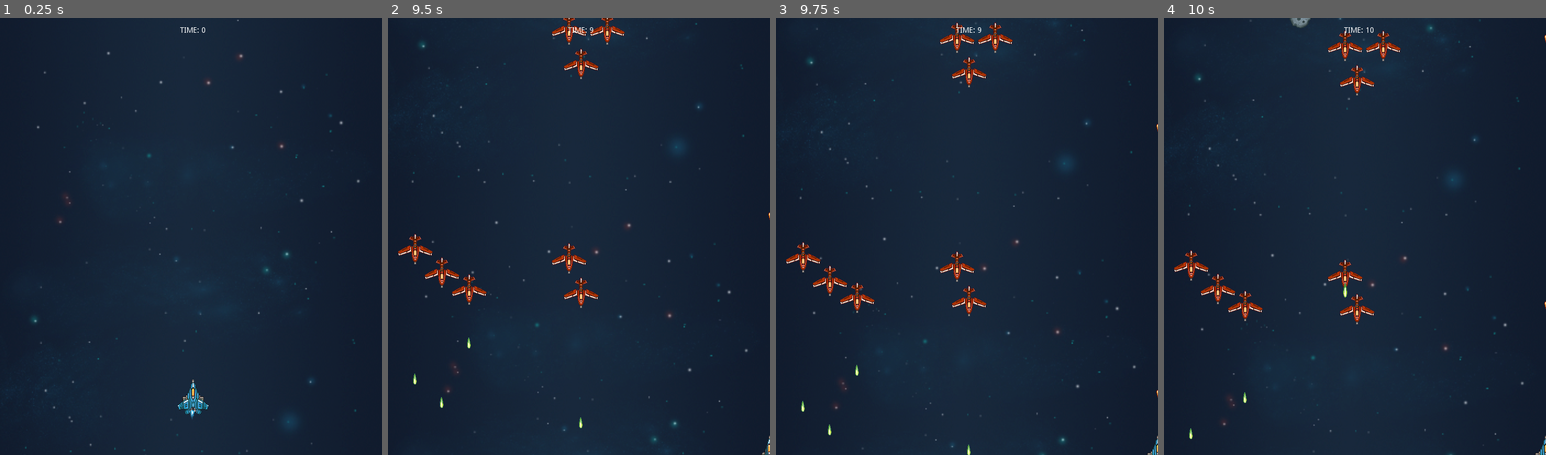
Above: before the commit, frames 1-4 (left to right).
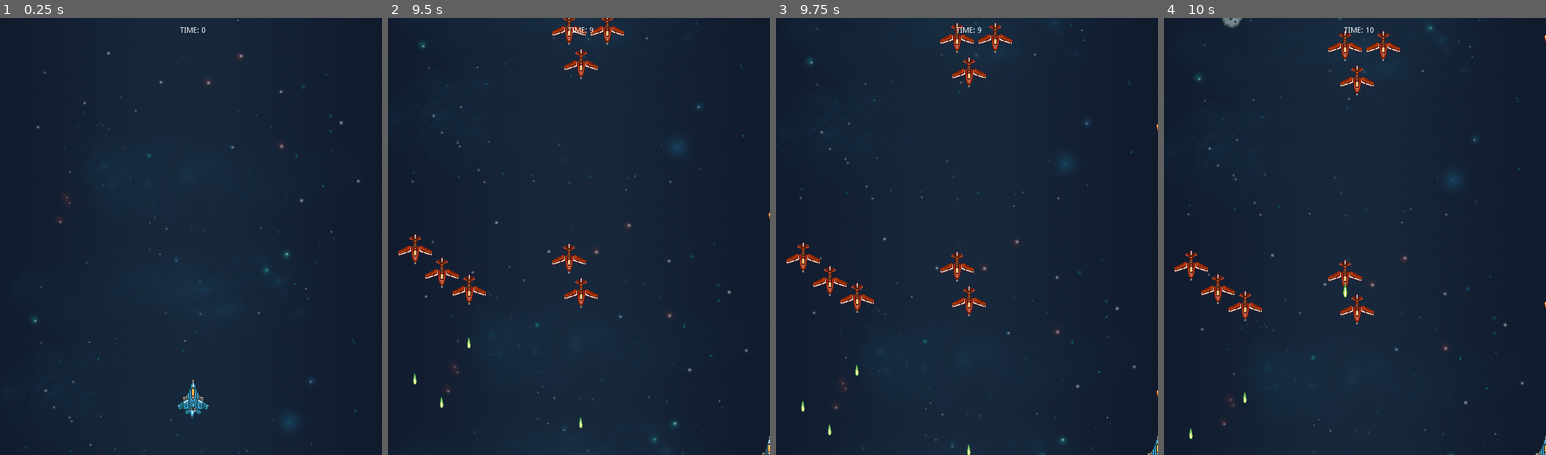
Above: after the commit, the same moments.

Repository: jdibble21/FP-Space-Odyssey
Game: Godot game, scene res://src/Level_One/LevelOne.tscn
The game is run twice, just before and just after one commit, with the same random seed, the same clock (stepped at 60 frames per second) and the same inputs.
Inputs (mouse positions are in pixels of both pictures, inside the frame that each line leads up to):
- Up to frame 1 (0.25 s): no input
- Up to frame 2 (9.5 s): move the mouse to (663, 214) at 0.52 s; hold D (move_right) 0.53-1.28 s; click (663, 214) at 0.6 s; move the mouse to (502, 258) at 1.27 s; hold S (move_down) 1.28-2.03 s; click (502, 258) at 1.35 s; move the mouse to (617, 140) at 2.02 s; hold D (move_right) 2.03-2.78 s; click (617, 140) at 2.1 s; move the mouse to (559, 323) at 2.77 s; hold W (move_up) 2.78-3.53 s; click (559, 323) at 2.85 s; move the mouse to (693, 302) at 3.52 s; hold A (move_left) 3.53-5.03 s; click (693, 302) at 3.6 s; move the mouse to (464, 170) at 4.27 s; click (464, 170) at 4.35 s; move the mouse to (598, 236) at 5.02 s; hold S (move_down) 5.03-5.78 s; click (598, 236) at 5.1 s; move the mouse to (521, 127) at 5.77 s; hold D (move_right) 5.78-6.53 s; click (521, 127) at 5.85 s; move the mouse to (663, 214) at 6.52 s; hold W (move_up) 6.53-7.28 s; click (663, 214) at 6.6 s; move the mouse to (502, 258) at 7.27 s; hold D (move_right) 7.28-8.03 s; click (502, 258) at 7.35 s; move the mouse to (617, 140) at 8.02 s; hold S (move_down) 8.03-8.78 s; click (617, 140) at 8.1 s; move the mouse to (559, 323) at 8.77 s; hold A (move_left) from 8.78 s (still down); click (559, 323) at 8.85 s
- Up to frame 3 (9.75 s): move the mouse to (1081, 302) at 9.52 s; release A (move_left) at 9.53 s; hold W (move_up) from 9.53 s (still down); click (1081, 302) at 9.6 s
- Up to frame 4 (10 s): keep holding W (move_up)

Frames 1-3 are identical in both runs. In frame 4, 0.2% of the frame differs, in the area x 15-39%, y 0-3%.
Error before the commit: Invalid operands 'Nil' and 'int' in operator '>='. (res://src/Level_One/LevelOne.gd:20)

Commit message:
Integrating HUD and timer pause

Diff:
--- a/project/project.godot
+++ b/project/project.godot
@@ -51,6 +51,11 @@
 "events": [ Object(InputEventMouseButton,"resource_local_to_scene":false,"resource_name":"","device":0,"alt":false,"shi …(212 unchanged characters)…
  ]
 }
+restart={
+"deadzone": 0.5,
+"events": [ Object(InputEventKey,"resource_local_to_scene":false,"resource_name":"","device":0,"alt":false,"shift":false,"control":false,"meta":false,"command":false,"pressed":false,"scancode":82,"unicode":0,"echo":false,"script":null)
+ ]
+}
 
 [rendering]
 
--- a/project/src/Asteroid_Hazards/AsteroidHazardOne.gd
+++ b/project/src/Asteroid_Hazards/AsteroidHazardOne.gd
@@ -2,9 +2,8 @@
 
 const SPEED := 80
 
-# Called when the node enters the scene tree for the first time.
 func _ready():
-	position.x = 250
+	position.x = randi()%670+30
 	$AnimationPlayer.play("active")
 
 func _process(delta):
--- a/project/src/Level_One/LevelOne.gd
+++ b/project/src/Level_One/LevelOne.gd
@@ -18,7 +18,9 @@
 		_background.motion_offset.y = 0
 	_background.motion_offset.y += SPEED
 	if _HUD_time.rounded_time >= 15:
+		$Player/HUD/GameOverLabel.show()
 		get_tree().paused = true
+
 
 func _on_hazard_timer_timeout():
 	# Refactor to randomly add different types later
--- a/project/src/Level_One/LevelOneShipSpawns.gd
+++ b/project/src/Level_One/LevelOneShipSpawns.gd
@@ -43,6 +43,7 @@
 
 
 func _on_FormationSpawnTimer_timeout():
+	# Every timer timeout, a random formation is selected and spawned
 	var _new_formation_num := randi()%3+1
 	_spawn_basic_ship_formation(_get_formation(_new_formation_num))
 
--- a/project/src/Player/HUD.gd
+++ b/project/src/Player/HUD.gd
@@ -2,12 +2,13 @@
 
 
 var _time := 0.0
-var rounded_time
+var rounded_time := int(_time)
 
 onready var _time_label := $TimeLabel
+onready var _gameover_label := $GameOverLabel
 
 func _ready():
-	pass # Replace with function body.
+	_gameover_label.hide()
 
 func _process(delta):
 	_time += delta
--- a/project/src/Player/HUD.tscn
+++ b/project/src/Player/HUD.tscn
@@ -16,3 +16,19 @@
 __meta__ = {
 "_edit_use_anchors_": false
 }
+
+[node name="GameOverLabel" type="Label" parent="."]
+anchor_left = 0.5
+anchor_top = 0.5
+anchor_right = 0.5
+anchor_bottom = 0.5
+margin_left = -126.5
+margin_top = -15.5
+margin_right = 126.5
+margin_bottom = 15.5
+text = "TIME'S UP!
+Thanks for playing! Press R to play again"
+align = 1
+__meta__ = {
+"_edit_use_anchors_": false
+}
